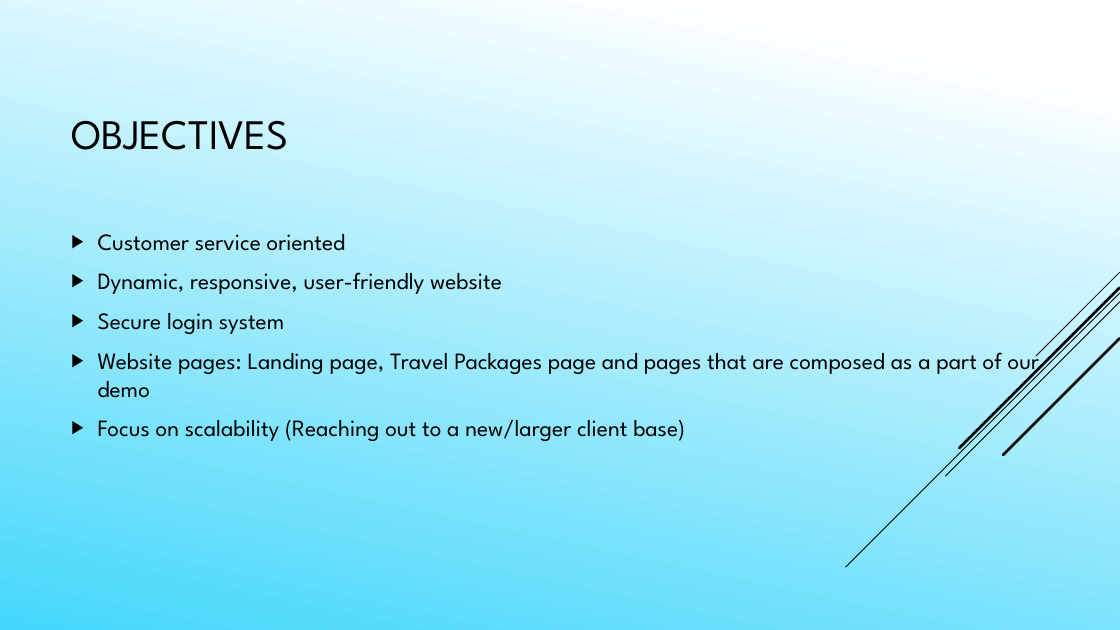
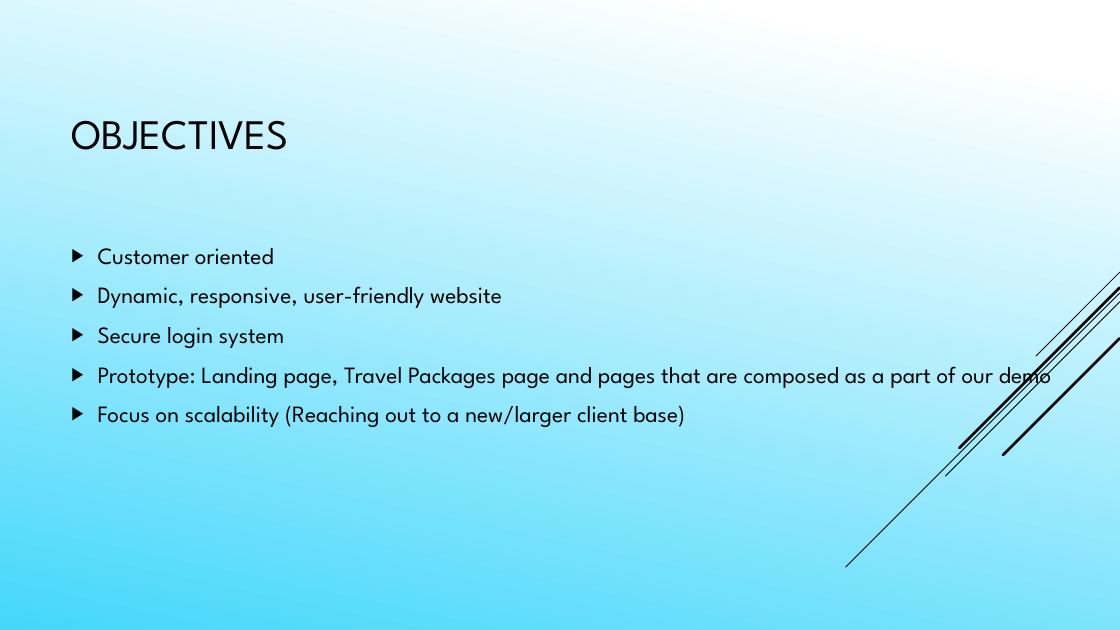
Before and after one commit to Daefikio/OOD2018Team2pro, a slide deck: slide 5 of Presentation Powerpoint.pptx. Drawn at 1120x630 pixels with LibreOffice and Linux fonts; fonts in the diff are those of the drawing. Boxes give left, top, right and bottom in pixels: in the first picture for what was removed or moved away, otherwise in the second. Text is boxed around its words. In the diff, an @@ line names an element or a change of style, - is before the commit and + after.

```diff
--- a/Presentation Powerpoint.pptx
+++ b/Presentation Powerpoint.pptx
@@ text at box(98, 248, 274, 265): text changed @@
-▶ Customer service oriented
+▶ Customer oriented
@@ text at box(98, 359, 1051, 390): text changed @@
-▶ Website pages: Landing page, Travel Packages page and pages that are composed as a part of our demo
+▶ Prototype: Landing page, Travel Packages page and pages that are composed as a part of our demo
```
Also in this commit, not shown: 3 other slides changed, 1 slide added, 5 other files.
